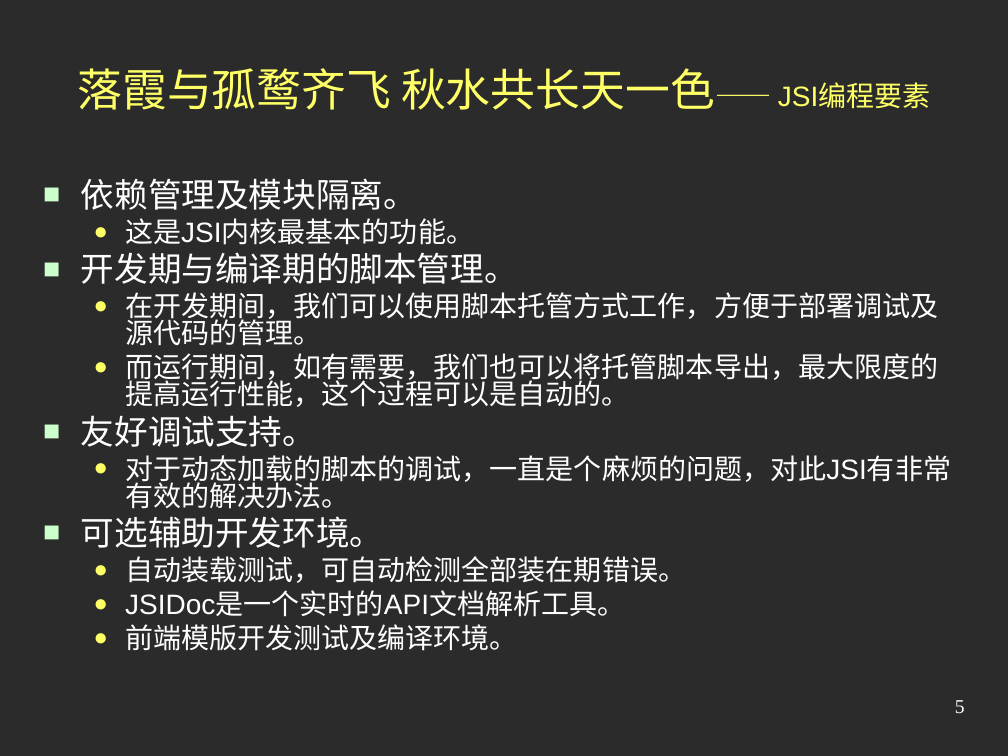
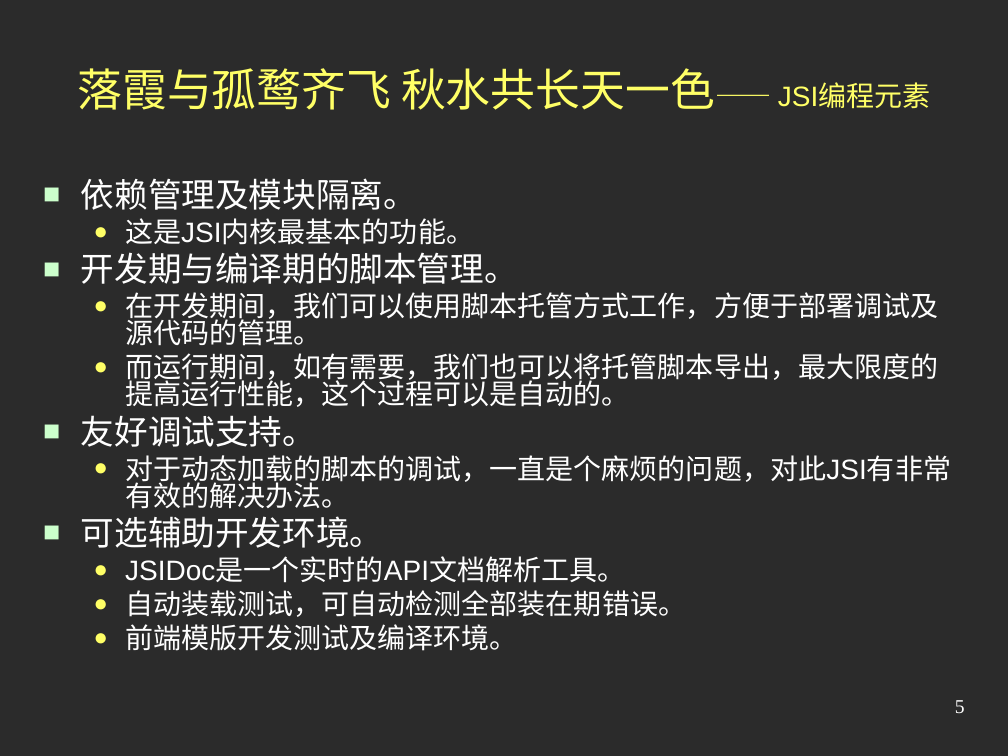
Before and after one commit to austgl/jsi, a slide deck: slide 5 of JSI2/web/doc/Preview2.ppt. Drawn at 1008x756 pixels with LibreOffice and Linux fonts; fonts in the diff are those of the drawing; background and template pictures are left out; a plain dark background stands for a picture behind light text. Boxes give left, top, right and bottom in pixels: in the first picture for what was removed or moved away, otherwise in the second. Text is boxed around its words. In the diff, an @@ line names an element or a change of style, - is before the commit and + after.

```diff
--- a/JSI2/web/doc/Preview2.ppt
+++ b/JSI2/web/doc/Preview2.ppt
@@ title at (77,68,931,110): text changed @@
-落霞与孤鹜齐飞 秋水共长天一色—— JSI编程要素
+落霞与孤鹜齐飞 秋水共长天一色—— JSI编程元素
@@ text at (125,558,625,583): paragraph added @@
+  ● JSIDoc是一个实时的API文档解析工具。
@@ text at (125,592,625,617): paragraph removed @@
-  ● JSIDoc是一个实时的API文档解析工具。
```
Also in this commit, not shown: 4 other slides changed.
